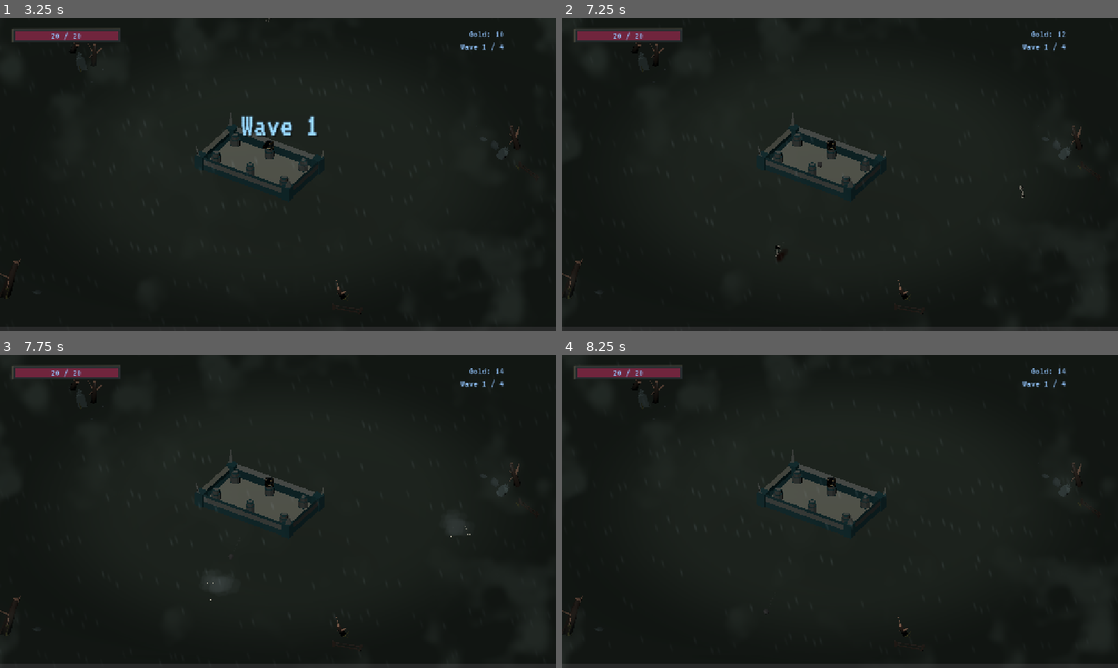
Above: before the commit, frames 1-4 (two rows, left to right).
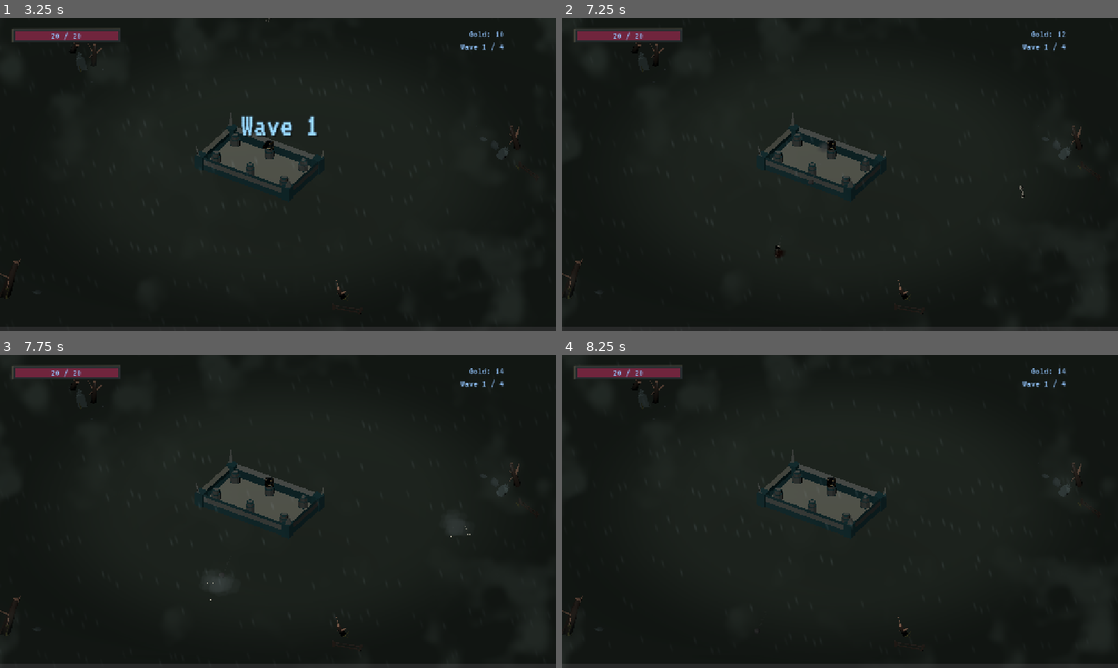
Above: after the commit, the same moments.

Repository: JeremyMarkWilcox/Tower-Defense
Game: Godot game, scene res://core/ui/boot.tscn
Same seed, same stepped clock (60 frames per second), same inputs: the game is played once before the commit and once after it. Sound files missing from this copy of the repository are replaced by a short silence.
Inputs (mouse positions are in pixels of both pictures, inside the frame that each line leads up to):
- Up to frame 1 (3.25 s): tap Enter at 0.5 s; move the mouse to (400, 158) at 0.52 s; hold Right (ui_right) 0.53-1.28 s; hold Space (thread_cut) 0.53-1.28 s; click (400, 158) at 0.67 s; move the mouse to (166, 190) at 1.27 s; hold Down (ui_down) 1.28-2.03 s; tap E (thread_next) at 1.35 s; move the mouse to (333, 105) at 2.02 s; hold Right (ui_right) 2.03-2.78 s; hold Q (thread_prev) 2.03-2.78 s; tap Space (thread_cut) at 2.75 s; move the mouse to (250, 237) at 2.77 s; hold Up (ui_up) from 2.78 s (still down); tap R at 2.85 s; click (250, 237) at 2.92 s
- Up to frame 2 (7.25 s): tap Enter at 3.5 s; move the mouse to (1006, 221) at 3.52 s; release Up (ui_up) at 3.53 s; hold Left (ui_left) 3.53-5.03 s; tap K at 3.6 s; move the mouse to (673, 127) at 4.27 s; tap Space (thread_cut) at 4.35, 5.75 s; move the mouse to (867, 174) at 5.02 s; hold Down (ui_down) 5.03-5.78 s; hold E (thread_next) 5.03-5.78 s; click (867, 174) at 5.17 s; move the mouse to (756, 96) at 5.77 s; hold Right (ui_right) 5.78-6.53 s; tap Q (thread_prev) at 5.85 s; move the mouse to (962, 158) at 6.52 s; hold Up (ui_up) from 6.53 s (still down); tap R at 6.6 s
- Up to frame 3 (7.75 s): move the mouse to (166, 527) at 7.27 s; release Up (ui_up) at 7.28 s; hold Right (ui_right) from 7.28 s (still down); tap K at 7.35 s; click (166, 527) at 7.42 s
- Up to frame 4 (8.25 s): move the mouse to (895, 442) at 8.02 s; release Right (ui_right) at 8.03 s; hold Down (ui_down) from 8.03 s (still down); hold Space (thread_cut) from 8.03 s (still down)

Frame 1 is identical in both runs. In frame 2, less than 0.1% of the frame differs, in the area x 38-48%, y 40-77%; in frame 3, less than 0.1%; in frame 4, less than 0.1%.

Commit message:
Particle effects, fixed some small stuff, added .tmp to the gitignore

Diff:
--- a/assets/3d_art/particle_effects/attacks/standard_shoot.tscn
+++ b/assets/3d_art/particle_effects/attacks/standard_shoot.tscn
@@ -1,16 +1,69 @@
 [gd_scene format=3 uid="uid://ejbtcg4bo146"]
 
+[ext_resource type="Script" uid="uid://dqj0pwa85anqo" path="res://game/data/towers/particles/OneShotEffect.gd" id="1_3b0kc"]
 [ext_resource type="Texture2D" uid="uid://dx8yt14bos60" path="res://assets/2d_art/smoke_puffs.png" id="1_pqqbr"]
+[ext_resource type="Texture2D" uid="uid://chllnmbdgvx2d" path="res://assets/2d_art/fire.png" id="3_6qqvd"]
 
 [sub_resource type="StandardMaterial3D" id="StandardMaterial3D_3jnb4"]
 transparency = 1
+vertex_color_use_as_albedo = true
+albedo_color = Color(1, 1, 1, 0.5764706)
 albedo_texture = ExtResource("1_pqqbr")
+billboard_mode = 3
+particles_anim_h_frames = 1
+particles_anim_v_frames = 1
+particles_anim_loop = false
 
 [sub_resource type="QuadMesh" id="QuadMesh_xkro6"]
 material = SubResource("StandardMaterial3D_3jnb4")
 
+[sub_resource type="Gradient" id="Gradient_3b0kc"]
+colors = PackedColorArray(0.25275356, 0.25275356, 0.25275356, 1, 0.5372549, 0.5372549, 0.5372549, 0)
+
+[sub_resource type="StandardMaterial3D" id="StandardMaterial3D_g4gaj"]
+transparency = 1
+shading_mode = 0
+vertex_color_use_as_albedo = true
+albedo_texture = ExtResource("3_6qqvd")
+detail_blend_mode = 1
+
+[sub_resource type="QuadMesh" id="QuadMesh_ra2i3"]
+material = SubResource("StandardMaterial3D_g4gaj")
+size = Vector2(1, 2)
+orientation = 1
+
+[sub_resource type="Curve" id="Curve_otjlk"]
+_data = [Vector2(0, 1), 0.0, 0.0, 0, 0, Vector2(1, 0), 0.0, 0.0, 0, 0]
+point_count = 2
+
+[sub_resource type="Gradient" id="Gradient_6qqvd"]
+colors = PackedColorArray(1, 0.7019608, 0.2784314, 1, 1, 0.7019608, 0.2784314, 0)
+
 [node name="StandardShoot" type="Node3D" unique_id=834614202]
+script = ExtResource("1_3b0kc")
 
-[node name="CPUParticles3D" type="CPUParticles3D" parent="." unique_id=884524686]
+[node name="Smoke" type="CPUParticles3D" parent="." unique_id=884524686]
 emitting = false
+lifetime = 0.5
+explosiveness = 0.9
 mesh = SubResource("QuadMesh_xkro6")
+direction = Vector3(1, 0, 1)
+spread = 20.0
+gravity = Vector3(0, 0.5, 0)
+initial_velocity_min = 2.0
+initial_velocity_max = 4.0
+damping_min = 4.0
+damping_max = 4.0
+scale_amount_min = 0.5
+scale_amount_max = 1.5
+color_ramp = SubResource("Gradient_3b0kc")
+
+[node name="Flash" type="CPUParticles3D" parent="." unique_id=183510000]
+emitting = false
+amount = 2
+lifetime = 0.01
+explosiveness = 1.0
+local_coords = true
+mesh = SubResource("QuadMesh_ra2i3")
+scale_amount_curve = SubResource("Curve_otjlk")
+color_ramp = SubResource("Gradient_6qqvd")
--- a/game/data/towers/towers/tower.tscn
+++ b/game/data/towers/towers/tower.tscn
@@ -2,9 +2,7 @@
 
 [ext_resource type="Script" uid="uid://epix5p0brcyp" path="res://game/data/towers/towers/tower.gd" id="1_6kh8y"]
 [ext_resource type="Resource" uid="uid://byui546w78od6" path="res://game/data/towers/towers/tower_data.tres" id="2_g61ai"]
-[ext_resource type="Script" uid="uid://btnrlonqqiotg" path="res://game/data/towers/particles/hit_particles.gd" id="3_31d26"]
 [ext_resource type="PackedScene" uid="uid://c6bt1b5a61xuv" path="res://assets/3d_art/particle_effects/attacks/standard_hit.tscn" id="3_l3i21"]
-
 
 [sub_resource type="CylinderShape3D" id="CylinderShape3D_xkro6"]
 height = 26.553223
@@ -19,8 +17,6 @@
 radius = 25.478027
 
 [sub_resource type="PlaceholderMesh" id="PlaceholderMesh_6kh8y"]
-
-[sub_resource type="PlaceholderMesh" id="PlaceholderMesh_xkro6"]
 
 [node name="Tower" type="Node3D" unique_id=2053335034 node_paths=PackedStringArray("range_one", "range_two", "range_three", "twrMesh", "muzzle", "shoot_timer")]
 script = ExtResource("1_6kh8y")
@@ -62,11 +58,5 @@
 [node name="TowerMesh" type="MeshInstance3D" parent="." unique_id=1721241029]
 mesh = SubResource("PlaceholderMesh_6kh8y")
 
-[node name="HitParticles" type="CPUParticles3D" parent="." unique_id=852741463]
-emitting = false
-one_shot = true
-mesh = SubResource("PlaceholderMesh_xkro6")
-script = ExtResource("3_31d26")
-
 [node name="Muzzle" type="Marker3D" parent="." unique_id=1695593878]
-transform = Transform3D(1, 0, 0, 0, 1, 0, 0, 0, 1, 0, 0.8984121, 1.3987412)
+transform = Transform3D(1, 0, 0, 0, 1, 0, 0, 0, 1, 0, 0.8, -2)
--- a/game/ui/tower_ui/tower_build_panel.tscn
+++ b/game/ui/tower_ui/tower_build_panel.tscn
@@ -1,7 +1,7 @@
 [gd_scene format=3 uid="uid://b0ihbus3uvtu0"]
 
 [ext_resource type="Theme" uid="uid://docepy01vs1ci" path="res://assets/theme/tower-defense_theme.tres" id="1_mn7y1"]
-[ext_resource type="Script" uid="uid://d1p7yp5iyfvo2" path="res://game/ui/tower_ui/tower_shop.gd" id="2_t5nre"]
+[ext_resource type="Script" uid="uid://d1p7yp5iyfvo2" path="res://game/ui/tower_ui/tower_vuild_panel.gd" id="2_t5nre"]
 
 [node name="TowerBuildPanel" type="PanelContainer" unique_id=501736015 node_paths=PackedStringArray("title_label", "build_buttons", "close_button")]
 custom_minimum_size = Vector2(500, 550)
Renamed: game/ui/tower_ui/tower_shop.gd -> game/ui/tower_ui/tower_vuild_panel.gd
Renamed: game/ui/tower_ui/tower_shop.gd.uid -> game/ui/tower_ui/tower_vuild_panel.gd.uid
